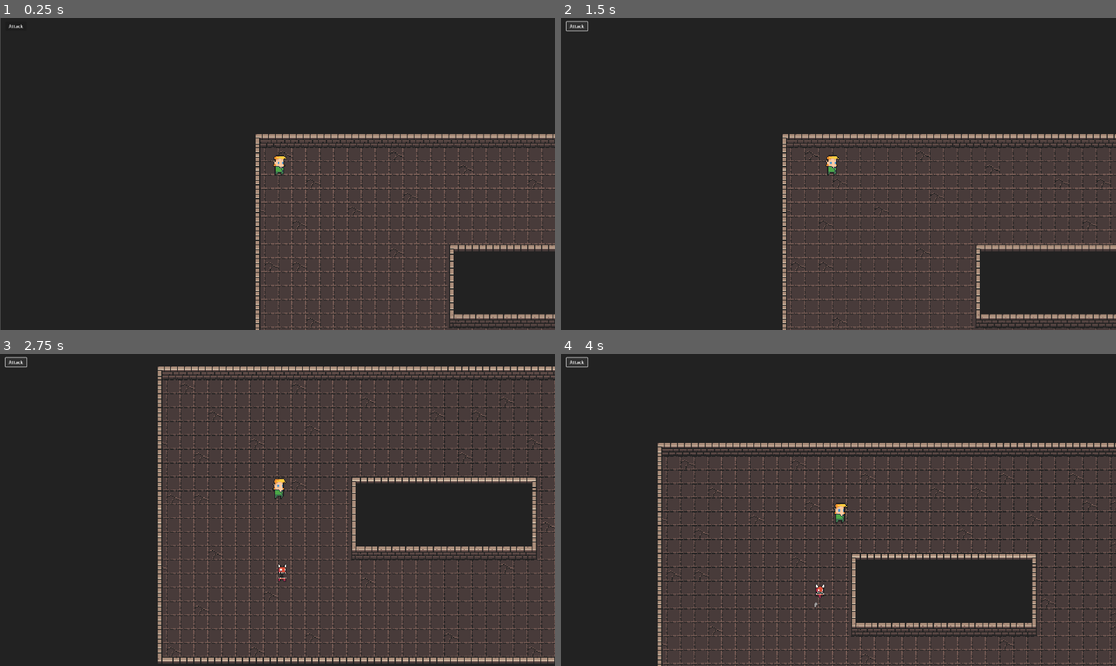
Above: before the commit, frames 1-4 (two rows, left to right).
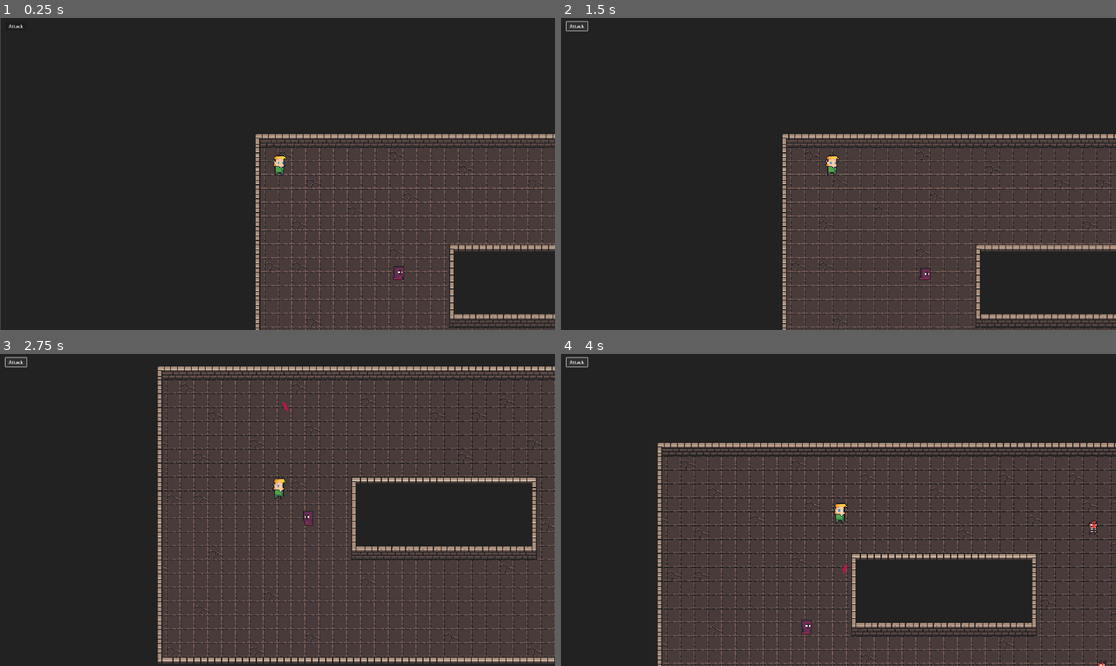
Above: after the commit, the same moments.

Repository: CaioFCSousa/Jogo-Trabalho-Faculdade
Game: Godot game, scene res://testes/Fase_teste_inimigos.tscn
Same seed, same stepped clock (60 frames per second), same inputs: the game is played once before the commit and once after it.
Inputs:
- Up to frame 1 (0.25 s): no input
- Up to frame 2 (1.5 s): click "Attack" at 0.5 s; hold Right (ui_right) from 1.28 s (still down)
- Up to frame 3 (2.75 s): release Right (ui_right) at 2.03 s; hold Down (ui_down) from 2.03 s (still down)
- Up to frame 4 (4 s): release Down (ui_down) at 2.78 s; hold Right (ui_right) 2.78-3.53 s; hold Up (ui_up) from 3.53 s (still down)

The runs differ from the first frame. In frame 1, less than 0.1% of the frame differs, in the area x 70-73%, y 79-84%; in frame 2, less than 0.1%; in frame 3, 0.2%; in frame 4, 0.2%, in the area x 43-99%, y 53-100%.

Commit message:
implementacao de dois inimigos, sendo o mago e o inimigo grande

Diff:
--- /dev/null
+++ b/inimigos/DemonioMaior/DemonioMaior.tscn
@@ -0,0 +1,64 @@
+[gd_scene format=3 uid="uid://dcf16rph00r7i"]
+
+[ext_resource type="PackedScene" uid="uid://cowohdl180f1v" path="res://inimigos/EnemyBase.tscn" id="1_cn0q5"]
+[ext_resource type="Texture2D" uid="uid://c4oq3yfyyhs7f" path="res://assets/0x72_DungeonTilesetII_v1.7/0x72_DungeonTilesetII_v1.7/frames/wogol_idle_anim_f0.png" id="2_wm7av"]
+[ext_resource type="Texture2D" uid="uid://dif848fps6kl4" path="res://assets/0x72_DungeonTilesetII_v1.7/0x72_DungeonTilesetII_v1.7/frames/wogol_idle_anim_f1.png" id="3_mxjhj"]
+[ext_resource type="Texture2D" uid="uid://bhgefs33vr2jn" path="res://assets/0x72_DungeonTilesetII_v1.7/0x72_DungeonTilesetII_v1.7/frames/wogol_idle_anim_f2.png" id="4_kxci3"]
+[ext_resource type="Texture2D" uid="uid://bwso8sp40rupr" path="res://assets/0x72_DungeonTilesetII_v1.7/0x72_DungeonTilesetII_v1.7/frames/wogol_idle_anim_f3.png" id="5_rbprv"]
+[ext_resource type="Texture2D" uid="uid://nktph8uq1yrb" path="res://assets/0x72_DungeonTilesetII_v1.7/0x72_DungeonTilesetII_v1.7/frames/wogol_run_anim_f0.png" id="6_rbprv"]
+[ext_resource type="Texture2D" uid="uid://cmwq1fyxce1tr" path="res://assets/0x72_DungeonTilesetII_v1.7/0x72_DungeonTilesetII_v1.7/frames/wogol_run_anim_f1.png" id="7_sntcs"]
+[ext_resource type="Texture2D" uid="uid://c2fsclg1mgtl4" path="res://assets/0x72_DungeonTilesetII_v1.7/0x72_DungeonTilesetII_v1.7/frames/wogol_run_anim_f2.png" id="8_i5mhj"]
+[ext_resource type="Texture2D" uid="uid://biexwhwtysfdo" path="res://assets/0x72_DungeonTilesetII_v1.7/0x72_DungeonTilesetII_v1.7/frames/wogol_run_anim_f3.png" id="9_ipobk"]
+[ext_resource type="Script" uid="uid://1r7wrqh4fmwf" path="res://inimigos/chase_player.gd" id="10_sntcs"]
+
+[sub_resource type="SpriteFrames" id="SpriteFrames_sntcs"]
+animations = [{
+"frames": [{
+"duration": 1.0,
+"texture": ExtResource("2_wm7av")
+}, {
+"duration": 1.0,
+"texture": ExtResource("3_mxjhj")
+}, {
+"duration": 1.0,
+"texture": ExtResource("4_kxci3")
+}, {
+"duration": 1.0,
+"texture": ExtResource("5_rbprv")
+}],
+"loop": true,
+"name": &"idle",
+"speed": 10.0
+}, {
+"frames": [{
+"duration": 1.0,
+"texture": ExtResource("6_rbprv")
+}, {
+"duration": 1.0,
+"texture": ExtResource("7_sntcs")
+}, {
+"duration": 1.0,
+"texture": ExtResource("8_i5mhj")
+}, {
+"duration": 1.0,
+"texture": ExtResource("9_ipobk")
+}],
+"loop": true,
+"name": &"walk",
+"speed": 10.0
+}]
+
+[node name="DemonioMaior" unique_id=1988310782 instance=ExtResource("1_cn0q5")]
+script = ExtResource("10_sntcs")
+speed = 60.0
+max_health = 4
+
+[node name="AnimatedSprite2D" parent="." index="0" unique_id=626016977]
+sprite_frames = SubResource("SpriteFrames_sntcs")
+animation = &"idle"
+
+[node name="CollisionShape2D" parent="." index="1" unique_id=1256439021]
+position = Vector2(0, 3)
+
+[node name="CollisionShape2D" parent="DetectionArea" parent_id_path=PackedInt32Array(119153934) index="0" unique_id=1646760851]
+position = Vector2(0, 3)
--- a/inimigos/EnemyBase.tscn
+++ b/inimigos/EnemyBase.tscn
@@ -3,6 +3,8 @@
 [ext_resource type="Script" uid="uid://b1itwo5ibx3a6" path="res://inimigos/enemy_base.gd" id="1_sx3ov"]
 
 [sub_resource type="CapsuleShape2D" id="CapsuleShape2D_sx3ov"]
+radius = 4.0
+height = 14.0
 
 [sub_resource type="Gradient" id="Gradient_64jvp"]
 colors = PackedColorArray(0.5689727, 0.56897277, 0.5689727, 1, 0.7659574, 0.7659574, 0.7659574, 1)
@@ -21,8 +23,10 @@
 color_ramp = SubResource("GradientTexture1D_6rn62")
 
 [sub_resource type="CircleShape2D" id="CircleShape2D_64jvp"]
+radius = 97.020615
 
 [node name="CharacterBody2D" type="CharacterBody2D" unique_id=1988310782 groups=["enemies"]]
+collision_layer = 2
 script = ExtResource("1_sx3ov")
 
 [node name="AnimatedSprite2D" type="AnimatedSprite2D" parent="." unique_id=626016977]
@@ -41,6 +45,7 @@
 process_material = SubResource("ParticleProcessMaterial_tq3wd")
 
 [node name="DetectionArea" type="Area2D" parent="." unique_id=119153934]
+collision_layer = 0
 
 [node name="CollisionShape2D" type="CollisionShape2D" parent="DetectionArea" unique_id=1646760851]
 shape = SubResource("CircleShape2D_64jvp")
--- /dev/null
+++ b/inimigos/Mago/Mago.tscn
@@ -0,0 +1,72 @@
+[gd_scene format=3 uid="uid://c2ga4ctfmqagl"]
+
+[ext_resource type="PackedScene" uid="uid://cowohdl180f1v" path="res://inimigos/EnemyBase.tscn" id="1_l47ux"]
+[ext_resource type="Texture2D" uid="uid://bk412j2n58d2v" path="res://assets/0x72_DungeonTilesetII_v1.7/0x72_DungeonTilesetII_v1.7/frames/necromancer_anim_f0.png" id="2_53mtx"]
+[ext_resource type="Script" uid="uid://iqpdkgayeqhy" path="res://inimigos/regend_inimigo.gd" id="2_o2yk3"]
+[ext_resource type="Texture2D" uid="uid://xxohtl7hpycj" path="res://assets/0x72_DungeonTilesetII_v1.7/0x72_DungeonTilesetII_v1.7/frames/necromancer_anim_f1.png" id="3_o2yk3"]
+[ext_resource type="Texture2D" uid="uid://hq2vwognrlun" path="res://assets/0x72_DungeonTilesetII_v1.7/0x72_DungeonTilesetII_v1.7/frames/necromancer_anim_f2.png" id="4_2capu"]
+[ext_resource type="Texture2D" uid="uid://c3rrbvqq5nd26" path="res://assets/0x72_DungeonTilesetII_v1.7/0x72_DungeonTilesetII_v1.7/frames/necromancer_anim_f3.png" id="5_jq4y5"]
+[ext_resource type="PackedScene" uid="uid://cu5y1mw3sry6a" path="res://inimigos/Projectile.tscn" id="7_2capu"]
+
+[sub_resource type="SpriteFrames" id="SpriteFrames_6jow4"]
+animations = [{
+"frames": [{
+"duration": 1.0,
+"texture": ExtResource("2_53mtx")
+}, {
+"duration": 1.0,
+"texture": ExtResource("3_o2yk3")
+}, {
+"duration": 1.0,
+"texture": ExtResource("4_2capu")
+}, {
+"duration": 1.0,
+"texture": ExtResource("5_jq4y5")
+}],
+"loop": true,
+"name": &"idle",
+"speed": 10.0
+}, {
+"frames": [{
+"duration": 1.0,
+"texture": ExtResource("2_53mtx")
+}, {
+"duration": 1.0,
+"texture": ExtResource("3_o2yk3")
+}, {
+"duration": 1.0,
+"texture": ExtResource("4_2capu")
+}, {
+"duration": 1.0,
+"texture": ExtResource("5_jq4y5")
+}],
+"loop": true,
+"name": &"walk",
+"speed": 10.0
+}]
+
+[node name="Mago" unique_id=1988310782 instance=ExtResource("1_l47ux")]
+script = ExtResource("2_o2yk3")
+projectile_scene = ExtResource("7_2capu")
+min_distance = 150.0
+shoot_range = 300.0
+
+[node name="AnimatedSprite2D" parent="." index="0" unique_id=626016977]
+sprite_frames = SubResource("SpriteFrames_6jow4")
+animation = &"walk"
+
+[node name="Muzzle" type="Marker2D" parent="AnimatedSprite2D" index="0" unique_id=1295818687]
+position = Vector2(13, -4)
+
+[node name="CollisionShape2D" parent="." index="1" unique_id=1256439021]
+position = Vector2(0, 4)
+
+[node name="DetectionArea" parent="." index="3" unique_id=119153934]
+position = Vector2(1, 8)
+
+[node name="CollisionShape2D" parent="DetectionArea" index="0" unique_id=1646760851]
+position = Vector2(-1, -8)
+
+[node name="ShootingTimer" type="Timer" parent="." index="4" unique_id=1758219414]
+wait_time = 1.5
+one_shot = true
--- a/inimigos/MiniDemonio/MiniDemonio.tscn
+++ b/inimigos/MiniDemonio/MiniDemonio.tscn
@@ -1,7 +1,7 @@
 [gd_scene format=3 uid="uid://ckmw1jnw2kof1"]
 
 [ext_resource type="PackedScene" uid="uid://cowohdl180f1v" path="res://inimigos/EnemyBase.tscn" id="1_rdgv1"]
-[ext_resource type="Script" uid="uid://1r7wrqh4fmwf" path="res://inimigos/MiniDemonio/mini_demonio.gd" id="2_12wi1"]
+[ext_resource type="Script" uid="uid://1r7wrqh4fmwf" path="res://inimigos/chase_player.gd" id="2_12wi1"]
 [ext_resource type="Texture2D" uid="uid://b0oe6mxfn3y1y" path="res://assets/0x72_DungeonTilesetII_v1.7/0x72_DungeonTilesetII_v1.7/frames/morte_inimigo_1/chort_idle_anim_f0.png" id="3_kxnbg"]
 [ext_resource type="Texture2D" uid="uid://cmv57c572wov1" path="res://assets/0x72_DungeonTilesetII_v1.7/0x72_DungeonTilesetII_v1.7/frames/morte_inimigo_1/chort_idle_anim_f1.png" id="4_8s410"]
 [ext_resource type="Texture2D" uid="uid://dvkkeskbxm3m4" path="res://assets/0x72_DungeonTilesetII_v1.7/0x72_DungeonTilesetII_v1.7/frames/morte_inimigo_1/chort_idle_anim_f2.png" id="5_7p732"]
@@ -12,14 +12,14 @@
 [ext_resource type="Texture2D" uid="uid://n51cg557yyb2" path="res://assets/0x72_DungeonTilesetII_v1.7/0x72_DungeonTilesetII_v1.7/frames/morte_inimigo_1/chort_idle_anim_f7.png" id="10_7ro48"]
 [ext_resource type="Texture2D" uid="uid://chh7kfutap6nf" path="res://assets/0x72_DungeonTilesetII_v1.7/0x72_DungeonTilesetII_v1.7/frames/morte_inimigo_1/chort_idle_anim_f8.png" id="11_mxyu6"]
 [ext_resource type="Texture2D" uid="uid://dkjjl50obbff5" path="res://assets/0x72_DungeonTilesetII_v1.7/0x72_DungeonTilesetII_v1.7/frames/morte_inimigo_1/chort_idle_anim_f9.png" id="12_evnou"]
-[ext_resource type="Texture2D" uid="uid://c4ck6mnjq17u3" path="res://assets/0x72_DungeonTilesetII_v1.7/0x72_DungeonTilesetII_v1.7/frames/chort_idle_anim_f0.png" id="13_4t3fc"]
-[ext_resource type="Texture2D" uid="uid://d3kkyvytp3fnw" path="res://assets/0x72_DungeonTilesetII_v1.7/0x72_DungeonTilesetII_v1.7/frames/chort_idle_anim_f1.png" id="14_ga7p0"]
-[ext_resource type="Texture2D" uid="uid://c6thkuirycbe2" path="res://assets/0x72_DungeonTilesetII_v1.7/0x72_DungeonTilesetII_v1.7/frames/chort_idle_anim_f2.png" id="15_n6hin"]
-[ext_resource type="Texture2D" uid="uid://b7j2evaoj8fhm" path="res://assets/0x72_DungeonTilesetII_v1.7/0x72_DungeonTilesetII_v1.7/frames/chort_idle_anim_f3.png" id="16_sb211"]
-[ext_resource type="Texture2D" uid="uid://lugvvfbr8txk" path="res://assets/0x72_DungeonTilesetII_v1.7/0x72_DungeonTilesetII_v1.7/frames/chort_run_anim_f0.png" id="17_l5qrj"]
-[ext_resource type="Texture2D" uid="uid://c3krjo86b8r02" path="res://assets/0x72_DungeonTilesetII_v1.7/0x72_DungeonTilesetII_v1.7/frames/chort_run_anim_f1.png" id="18_54ido"]
-[ext_resource type="Texture2D" uid="uid://c26a2irgjnbt7" path="res://assets/0x72_DungeonTilesetII_v1.7/0x72_DungeonTilesetII_v1.7/frames/chort_run_anim_f2.png" id="19_4j626"]
-[ext_resource type="Texture2D" uid="uid://cv24q031okq20" path="res://assets/0x72_DungeonTilesetII_v1.7/0x72_DungeonTilesetII_v1.7/frames/chort_run_anim_f3.png" id="20_xprhg"]
+[ext_resource type="Texture2D" uid="uid://dr2gd88hhklkf" path="res://assets/0x72_DungeonTilesetII_v1.7/0x72_DungeonTilesetII_v1.7/frames/imp_idle_anim_f0.png" id="13_1anp5"]
+[ext_resource type="Texture2D" uid="uid://yhnp61hcch4b" path="res://assets/0x72_DungeonTilesetII_v1.7/0x72_DungeonTilesetII_v1.7/frames/imp_idle_anim_f1.png" id="14_0bce7"]
+[ext_resource type="Texture2D" uid="uid://440ph37puoco" path="res://assets/0x72_DungeonTilesetII_v1.7/0x72_DungeonTilesetII_v1.7/frames/imp_idle_anim_f2.png" id="15_k2g30"]
+[ext_resource type="Texture2D" uid="uid://ci6ercedmewip" path="res://assets/0x72_DungeonTilesetII_v1.7/0x72_DungeonTilesetII_v1.7/frames/imp_idle_anim_f3.png" id="16_3lals"]
+[ext_resource type="Texture2D" uid="uid://c2onu3oa1khd3" path="res://assets/0x72_DungeonTilesetII_v1.7/0x72_DungeonTilesetII_v1.7/frames/imp_run_anim_f0.png" id="17_1t53p"]
+[ext_resource type="Texture2D" uid="uid://cqx7m5v1nx8c7" path="res://assets/0x72_DungeonTilesetII_v1.7/0x72_DungeonTilesetII_v1.7/frames/imp_run_anim_f1.png" id="18_aqtvv"]
+[ext_resource type="Texture2D" uid="uid://dkldcictot63u" path="res://assets/0x72_DungeonTilesetII_v1.7/0x72_DungeonTilesetII_v1.7/frames/imp_run_anim_f2.png" id="19_7hnmy"]
+[ext_resource type="Texture2D" uid="uid://dbdavibsdp0dh" path="res://assets/0x72_DungeonTilesetII_v1.7/0x72_DungeonTilesetII_v1.7/frames/imp_run_anim_f3.png" id="20_f4ges"]
 
 [sub_resource type="SpriteFrames" id="SpriteFrames_6pw86"]
 animations = [{
@@ -60,16 +60,16 @@
 }, {
 "frames": [{
 "duration": 1.0,
-"texture": ExtResource("13_4t3fc")
+"texture": ExtResource("13_1anp5")
 }, {
 "duration": 1.0,
-"texture": ExtResource("14_ga7p0")
+"texture": ExtResource("14_0bce7")
 }, {
 "duration": 1.0,
-"texture": ExtResource("15_n6hin")
+"texture": ExtResource("15_k2g30")
 }, {
 "duration": 1.0,
-"texture": ExtResource("16_sb211")
+"texture": ExtResource("16_3lals")
 }],
 "loop": true,
 "name": &"idle",
@@ -77,16 +77,16 @@
 }, {
 "frames": [{
 "duration": 1.0,
-"texture": ExtResource("17_l5qrj")
+"texture": ExtResource("17_1t53p")
 }, {
 "duration": 1.0,
-"texture": ExtResource("18_54ido")
+"texture": ExtResource("18_aqtvv")
 }, {
 "duration": 1.0,
-"texture": ExtResource("19_4j626")
+"texture": ExtResource("19_7hnmy")
 }, {
 "duration": 1.0,
-"texture": ExtResource("20_xprhg")
+"texture": ExtResource("20_f4ges")
 }],
 "loop": true,
 "name": &"walk",
@@ -94,27 +94,28 @@
 }]
 
 [sub_resource type="CapsuleShape2D" id="CapsuleShape2D_oxbcw"]
-radius = 4.0
-height = 14.0
+radius = 3.0
+height = 6.0
 
 [sub_resource type="CircleShape2D" id="CircleShape2D_fngkr"]
 radius = 82.37718
 
 [node name="MiniDemonio" unique_id=1988310782 instance=ExtResource("1_rdgv1")]
-collision_layer = 2
 script = ExtResource("2_12wi1")
+max_health = 2
 
 [node name="AnimatedSprite2D" parent="." index="0" unique_id=626016977]
 sprite_frames = SubResource("SpriteFrames_6pw86")
-animation = &"walk"
+animation = &"idle"
+frame_progress = 0.37276208
 
 [node name="CollisionShape2D" parent="." index="1" unique_id=1256439021]
-position = Vector2(0, 4)
+position = Vector2(0, 3)
 shape = SubResource("CapsuleShape2D_oxbcw")
 
 [node name="DetectionArea" parent="." index="3" unique_id=119153934]
-position = Vector2(0, 4)
-collision_layer = 0
+position = Vector2(1, 3)
 
 [node name="CollisionShape2D" parent="DetectionArea" index="0" unique_id=1646760851]
+position = Vector2(-1, 0)
 shape = SubResource("CircleShape2D_fngkr")
--- /dev/null
+++ b/inimigos/Projectile.tscn
@@ -0,0 +1,24 @@
+[gd_scene format=3 uid="uid://cu5y1mw3sry6a"]
+
+[ext_resource type="Script" uid="uid://br65fo7oa583g" path="res://inimigos/projetio.gd" id="1_ixod0"]
+
+[sub_resource type="RectangleShape2D" id="RectangleShape2D_ixod0"]
+size = Vector2(8, 4)
+
+[sub_resource type="CanvasTexture" id="CanvasTexture_ixod0"]
+specular_color = Color(0.45693445, 0.00014747262, 0.45744562, 1)
+
+[node name="Projectile" type="Area2D" unique_id=1297660237]
+script = ExtResource("1_ixod0")
+
+[node name="CollisionShape2D" type="CollisionShape2D" parent="." unique_id=83867428]
+position = Vector2(2, 2)
+shape = SubResource("RectangleShape2D_ixod0")
+
+[node name="Sprite2D" type="Sprite2D" parent="." unique_id=756052867]
+process_physics_priority = 2
+self_modulate = Color(0.6862745, 0.10980392, 0.26666668, 1)
+position = Vector2(1.2655597, 2.0358186)
+scale = Vector2(9.383507, 6.111447)
+skew = 0.87266463
+texture = SubResource("CanvasTexture_ixod0")
--- /dev/null
+++ b/inimigos/projetio.gd
@@ -0,0 +1,15 @@
+extends Area2D
+
+var speed = 200
+var direction = Vector2.ZERO
+
+func _physics_process(delta):
+	position += direction * speed * delta
+
+func _on_body_entered(body):
+	if body.name == "Player":
+		if body.has_method("take_damage"):
+			body.take_damage(1) # O player precisa ter essa função!
+		queue_free()
+	elif body is TileMap: # Destrói ao bater na parede
+		queue_free()
--- /dev/null
+++ b/inimigos/regend_inimigo.gd
@@ -0,0 +1,52 @@
+extends Enemy
+
+@export var projectile_scene: PackedScene # Arraste a cena do projétil aqui no Inspector
+@export var min_distance = 150.0 # Distância que ele tenta manter
+@export var shoot_range = 300.0  # Distância máxima para atirar
+
+@onready var muzzle = $AnimatedSprite2D/Muzzle
+@onready var shoot_timer = $ShootingTimer
+
+func move_logic(delta):
+	if not player: return
+
+	var dist = global_position.distance_to(player.global_position)
+	var dir_to_player = (player.global_position - global_position).normalized()
+
+	# 1. LÓGICA DE MOVIMENTO (FUGIR)
+	if dist < min_distance:
+		# Se o player estiver muito perto, ele anda para trás devagar
+		velocity = velocity.lerp(-dir_to_player * (speed * 0.5), accel * delta)
+		anim.play("walk")
+	else:
+		# Se estiver na distância ideal, ele para e fica de vigia
+		velocity = velocity.lerp(Vector2.ZERO, accel * delta)
+		anim.play("idle")
+
+	# Virar o sprite para o player sempre
+	anim.flip_h = dir_to_player.x < 0
+
+	# 2. LÓGICA DE TIRO
+	if dist < shoot_range and shoot_timer.is_stopped():
+		shoot()
+
+func shoot():
+	if not projectile_scene: return
+
+	shoot_timer.start() # Inicia o cooldown
+	anim.play("attack") # Se tiver animação de ataque
+
+	# Criar o projétil
+	var p = projectile_scene.instantiate()
+	get_parent().add_child(p) # Adiciona na fase, não no mago
+
+	p.global_position = muzzle.global_position
+	p.direction = (player.global_position - global_position).normalized()
+	p.rotation = p.direction.angle()
+
+# Lembra de conectar os sinais da DetectionArea como fizemos nos outros!
+func _on_detection_area_body_entered(body):
+	super._on_detection_area_body_entered(body)
+
+func _on_detection_area_body_exited(body):
+	super._on_detection_area_body_exited(body)
--- a/testes/Fase_teste_inimigos.tscn
+++ b/testes/Fase_teste_inimigos.tscn
@@ -8,6 +8,8 @@
 [ext_resource type="Script" uid="uid://dxq2aqiv4fh0x" path="res://testes/camera_2d.gd" id="6_j4pun"]
 [ext_resource type="PackedScene" uid="uid://ckmw1jnw2kof1" path="res://inimigos/MiniDemonio/MiniDemonio.tscn" id="8_4iawk"]
 [ext_resource type="Script" uid="uid://t66s6vb7d83q" path="res://testes/button.gd" id="8_xodga"]
+[ext_resource type="PackedScene" uid="uid://dcf16rph00r7i" path="res://inimigos/DemonioMaior/DemonioMaior.tscn" id="9_4iawk"]
+[ext_resource type="PackedScene" uid="uid://c2ga4ctfmqagl" path="res://inimigos/Mago/Mago.tscn" id="10_a7k0p"]
 
 [sub_resource type="TileSetAtlasSource" id="TileSetAtlasSource_xodga"]
 texture = ExtResource("1_h5oxa")
@@ -1081,6 +1083,12 @@
 script = ExtResource("8_xodga")
 
 [node name="MiniDemonio" parent="." unique_id=1988310782 instance=ExtResource("8_4iawk")]
-position = Vector2(149, 224)
+position = Vector2(517, 242)
+
+[node name="DemonioMaior" parent="." unique_id=1462398228 instance=ExtResource("9_4iawk")]
+position = Vector2(508, 81)
+
+[node name="Mago" parent="." unique_id=569610577 instance=ExtResource("10_a7k0p")]
+position = Vector2(171, 144)
 
 [connection signal="pressed" from="CanvasLayer/Button" to="CanvasLayer/Button" method="_on_pressed"]
Renamed: inimigos/MiniDemonio/mini_demonio.gd -> inimigos/chase_player.gd
Renamed: inimigos/MiniDemonio/mini_demonio.gd.uid -> inimigos/chase_player.gd.uid
Not shown, added: inimigos/projetio.gd.uid
Not shown, added: inimigos/regend_inimigo.gd.uid
Not shown, added: DOCUMENTACAO_INIMIGO.md
Not shown, removed: DOCUMENTACAO_SISTEMA_INIMIGOS.md
